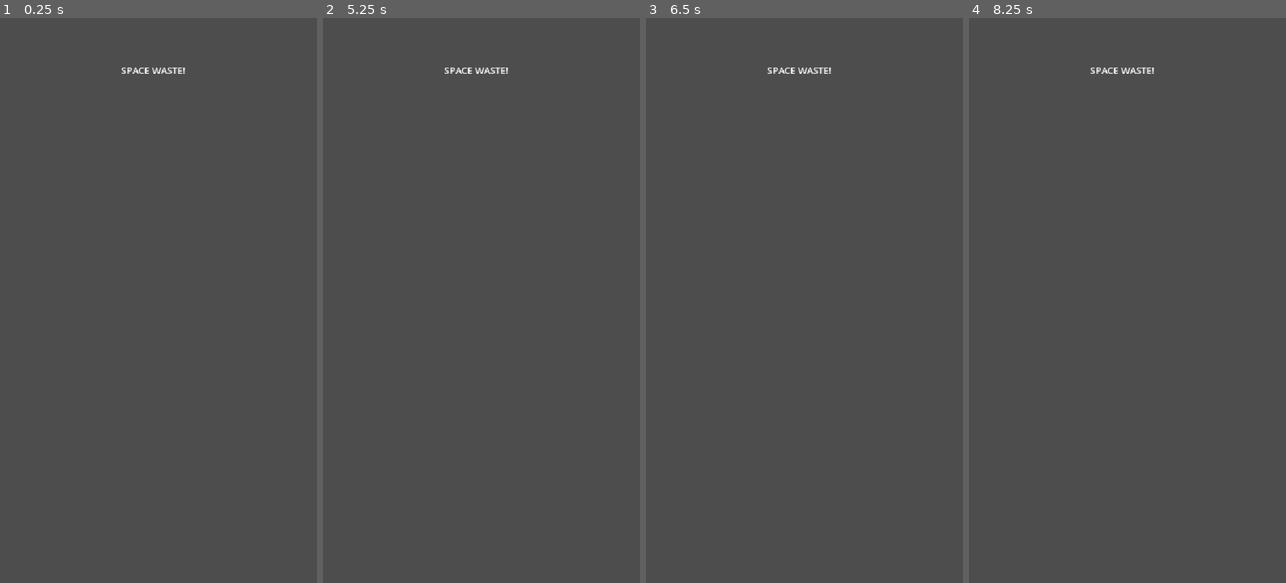
Above: before the commit, frames 1-4 (left to right).
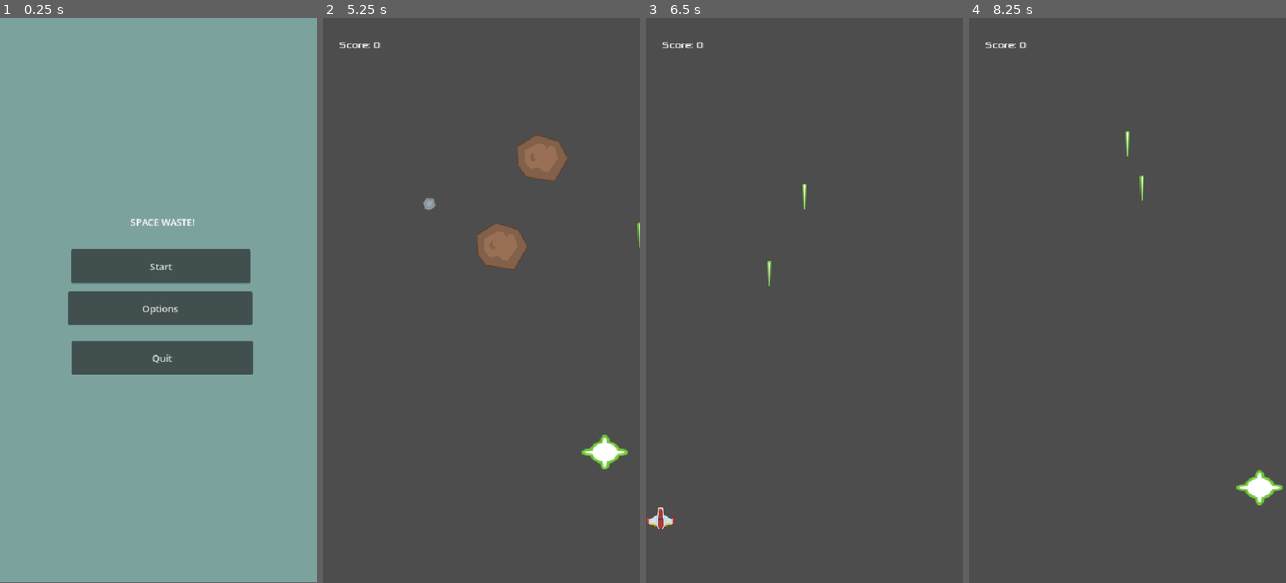
Above: after the commit, the same moments.

Repository: patsygibson/the_space_waste_game
Game: Godot game, scene res://scenes/main_menu.tscn
The game is run twice, just before and just after one commit, with the same random seed, the same clock (stepped at 60 frames per second) and the same inputs. This scene is started directly instead of the project's main scene.
Inputs (mouse positions are in pixels of both pictures, inside the frame that each line leads up to):
- Up to frame 1 (0.25 s): no input
- Up to frame 2 (5.25 s): click (484, 306) at 0.5 s, where only the run after the commit has a clickable "Options"; click (484, 266) at 1.25 s, where only the run after the commit has a clickable "Start"; tap Enter at 2 s; hold Right (move_right) 2.03-2.78 s; tap W (shield_activation) at 2.1, 3.6, 5.1 s; hold Down (move_down) 2.78-3.53 s; tap Space (shoot) at 2.85, 4.35 s; hold Right (move_right) 3.53-4.28 s; hold Up (move_up) 4.28-5.03 s; hold Left (move_left) from 5.03 s (still down)
- Up to frame 3 (6.5 s): keep holding Left (move_left); tap R (reset) at 5.65 s; tap Space (shoot) at 5.85 s
- Up to frame 4 (8.25 s): release Left (move_left) at 6.53 s; hold Down (move_down) 6.53-7.28 s; tap W (shield_activation) at 6.6, 8.1 s; tap R (reset) at 7.25 s; hold Right (move_right) 7.28-8.03 s; tap Space (shoot) at 7.35 s; hold Up (move_up) from 8.03 s (still down)

The runs differ from the first frame. In frame 1, 90% of the frame differs, in the area x 0-100%, y 0-100%; in frame 2, 2.7%; in frame 3, 0.5%; in frame 4, 0.8%.

Commit message:
ADDED MORE TO MENU + new assets but theyre not working

Diff:
--- a/scenes/main_menu.tscn
+++ b/scenes/main_menu.tscn
@@ -1,10 +1,60 @@
 [gd_scene format=3 uid="uid://dkenlic7687ga"]
 
+[ext_resource type="Script" uid="uid://menws4g1ayfn" path="res://scripts/main_menu.gd" id="1_l6cm7"]
+
+[sub_resource type="StyleBoxFlat" id="StyleBoxFlat_uu1al"]
+bg_color = Color(0.4865896, 0.63418204, 0.61989826, 1)
+
 [node name="Main Menu" type="Node2D" unique_id=578391734]
+script = ExtResource("1_l6cm7")
 
-[node name="Title" type="Label" parent="." unique_id=779528646]
-offset_left = 206.0
-offset_top = 77.0
-offset_right = 316.0
-offset_bottom = 100.0
+[node name="Panel" type="Panel" parent="." unique_id=2007884780]
+offset_right = 542.0
+offset_bottom = 959.0
+theme_override_styles/panel = SubResource("StyleBoxFlat_uu1al")
+
+[node name="Title" type="Label" parent="Panel" unique_id=779528646]
+layout_mode = 1
+anchors_preset = -1
+anchor_left = 0.5
+anchor_top = 0.35700002
+anchor_right = 0.5
+anchor_bottom = 0.35700002
+offset_left = -49.0
+offset_top = -7.363037
+offset_right = 61.0
+offset_bottom = 15.636963
+grow_horizontal = 2
+grow_vertical = 2
 text = "SPACE WASTE!"
+
+[node name="Start" type="Button" parent="Panel" unique_id=1123387378]
+layout_mode = 0
+offset_left = 121.0
+offset_top = 393.0
+offset_right = 427.0
+offset_bottom = 451.0
+text = "Start
+"
+
+[node name="Options" type="Button" parent="Panel" unique_id=309112792]
+layout_mode = 0
+offset_left = 116.0
+offset_top = 465.0
+offset_right = 430.0
+offset_bottom = 522.0
+text = "Options
+"
+
+[node name="Quit" type="Button" parent="Panel" unique_id=191084529]
+layout_mode = 0
+offset_left = 122.0
+offset_top = 549.0
+offset_right = 431.0
+offset_bottom = 606.0
+text = "Quit
+"
+
+[connection signal="pressed" from="Panel/Start" to="." method="_on_start_pressed"]
+[connection signal="pressed" from="Panel/Options" to="." method="_on_options_pressed"]
+[connection signal="pressed" from="Panel/Quit" to="." method="_on_quit_pressed"]
--- /dev/null
+++ b/scripts/main_menu.gd
@@ -0,0 +1,11 @@
+extends Node2D
+
+
+func _on_start_pressed():
+	get_tree().change_scene_to_file("res://scenes/main.tscn")
+
+#func _on_options_pressed():
+	#get_tree().change_scene_to_file()
+
+func _on_quit_pressed():
+	get_tree().quit()
Binary file added: assets/background.png
Not shown, added: assets/background.png.import
Not shown, added: scripts/main_menu.gd.uid
